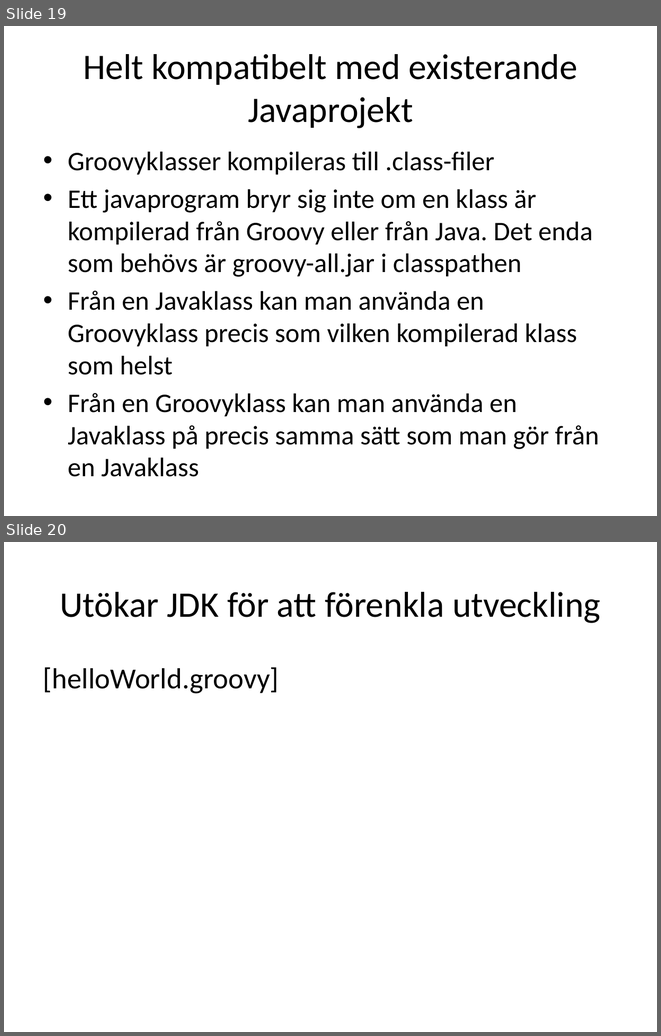
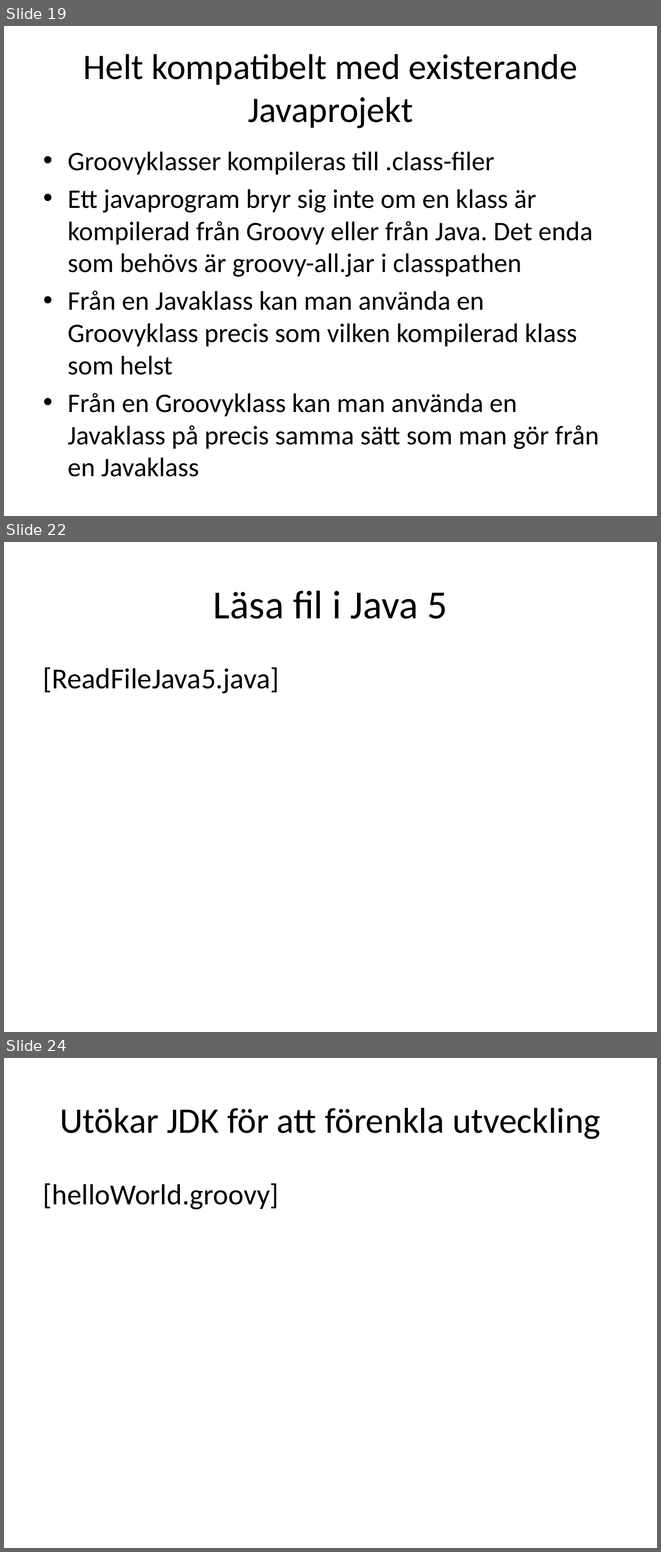
Before and after one commit to me97esn/groovyseminarium, a slide deck: groovyseminarie/dokument/groovyseminarium_source.pptx. Shown one above the other, each under a label of ours: slides 19 and 20 before the commit, slides 19, 22 and 24 after it; the slides between them are not shown. The pictures are 661x1036 and 661x1552 pixels, drawn with LibreOffice and Linux fonts; fonts in the diff are those of the drawing. Boxes give left, top, right and bottom in pixels: in the first picture for what was removed or moved away, otherwise in the second. Text is boxed around its words. In the diff, an @@ line names an element or a change of style, - is before the commit and + after.

Commit message:
lagt till filläsning i java

```diff
--- a/groovyseminarie/dokument/groovyseminarium_source.pptx
+++ b/groovyseminarie/dokument/groovyseminarium_source.pptx
@@ slide 22 added at bbox=[4, 542, 657, 1032], background #FFFFFF @@
@@ title added at bbox=[213, 590, 447, 619], 44 pt, text #000000 @@
+Läsa fil i Java 5
@@ text added at bbox=[43, 667, 279, 694], 32 pt, text #000000 @@
+[ReadFileJava5.java]
@@ what was slide 20 is now slide 24 @@
```
Also in this commit, not shown: 3 other slides added, 2 slides removed, 2 other files.
